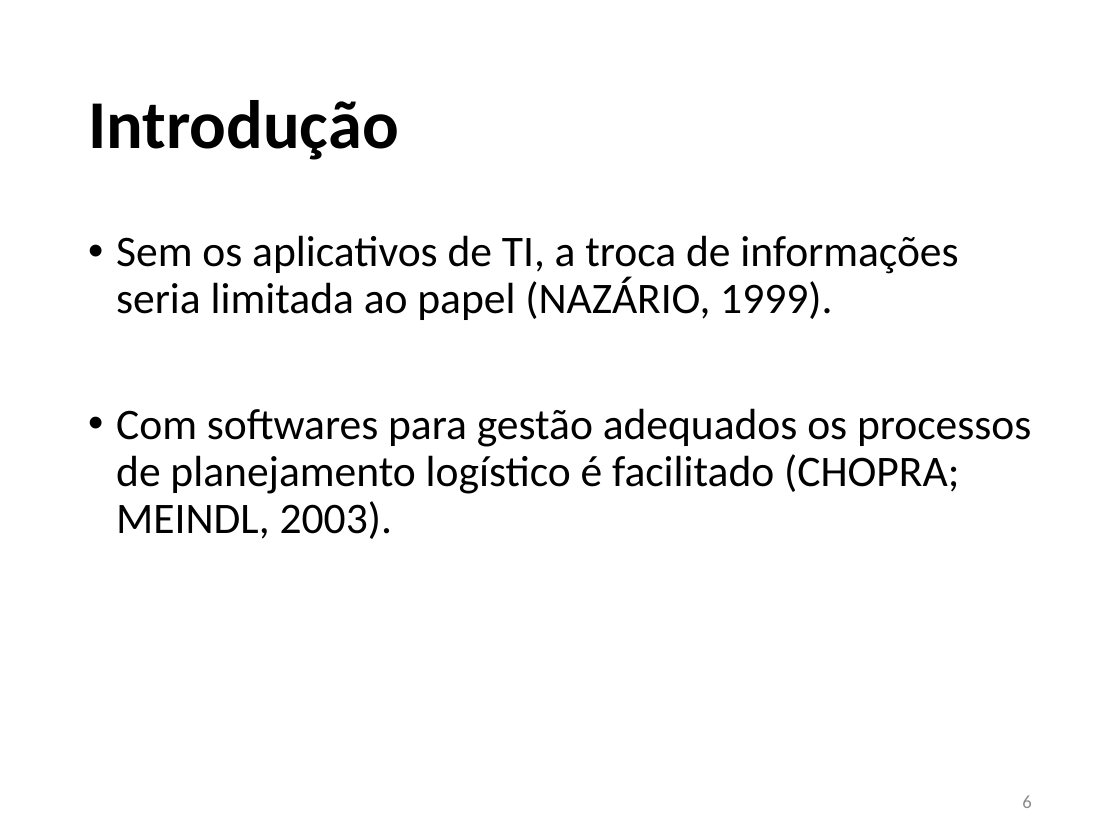
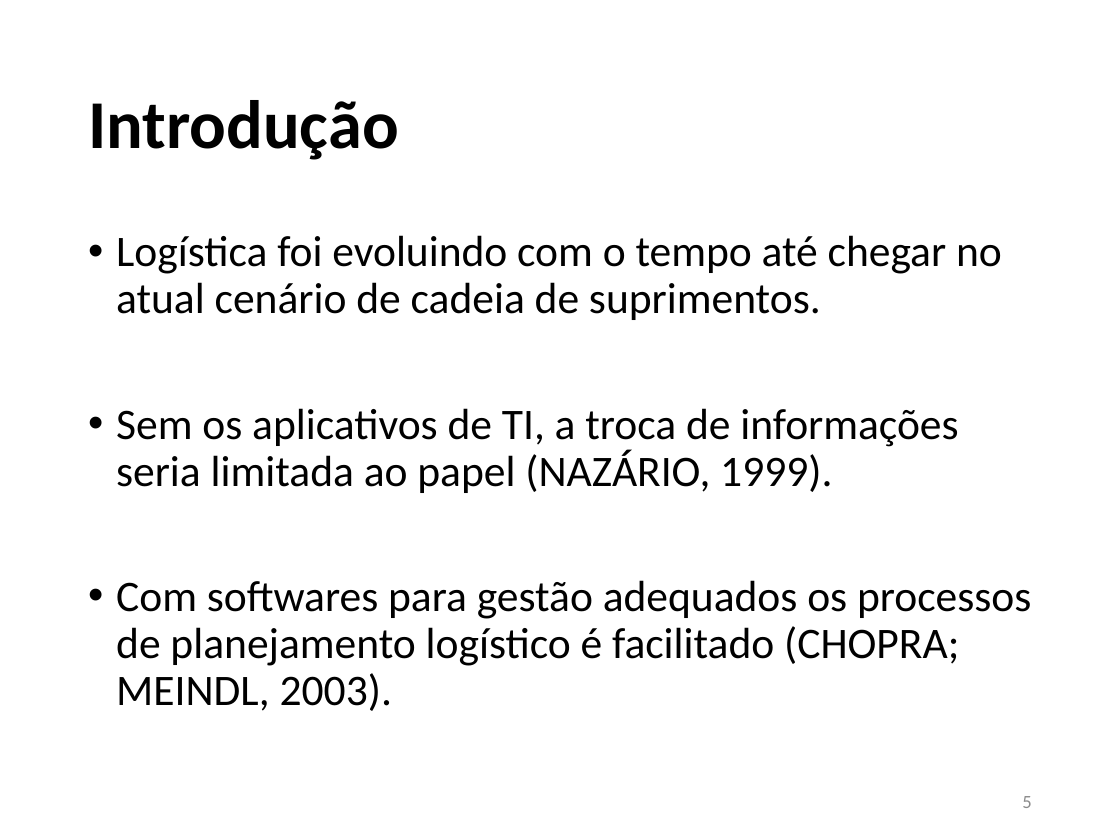
Before and after one commit to JoaoVFG/documentacaoTG, a slide deck: slide 5 of APRESENTAÇÃO JOAO VITOR.pptx (slide 6 before the commit). Drawn at 1120x840 pixels with LibreOffice and Linux fonts; fonts in the diff are those of the drawing. Boxes give left, top, right and bottom in pixels: in the first picture for what was removed or moved away, otherwise in the second. Text is boxed around its words. In the diff, an @@ line names an element or a change of style, - is before the commit and + after.

```diff
--- a/APRESENTAÇÃO JOAO VITOR.pptx
+++ b/APRESENTAÇÃO JOAO VITOR.pptx
@@ text at box(116, 235, 1002, 320): paragraph added @@
+• Logística foi evoluindo com o tempo até chegar no atual cenário de cadeia de suprimentos.
@@ page number at box(1022, 796, 1031, 808): text changed @@
-6
+5
```
Also in this commit, not shown: 6 other slides changed, 1 slide added, 2 slides removed, 3 other files.
